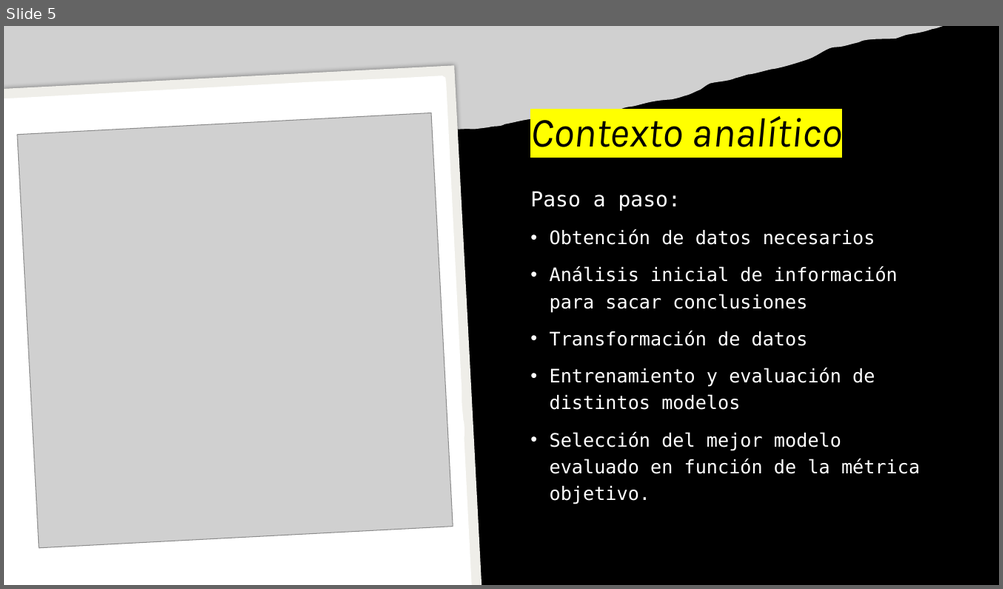
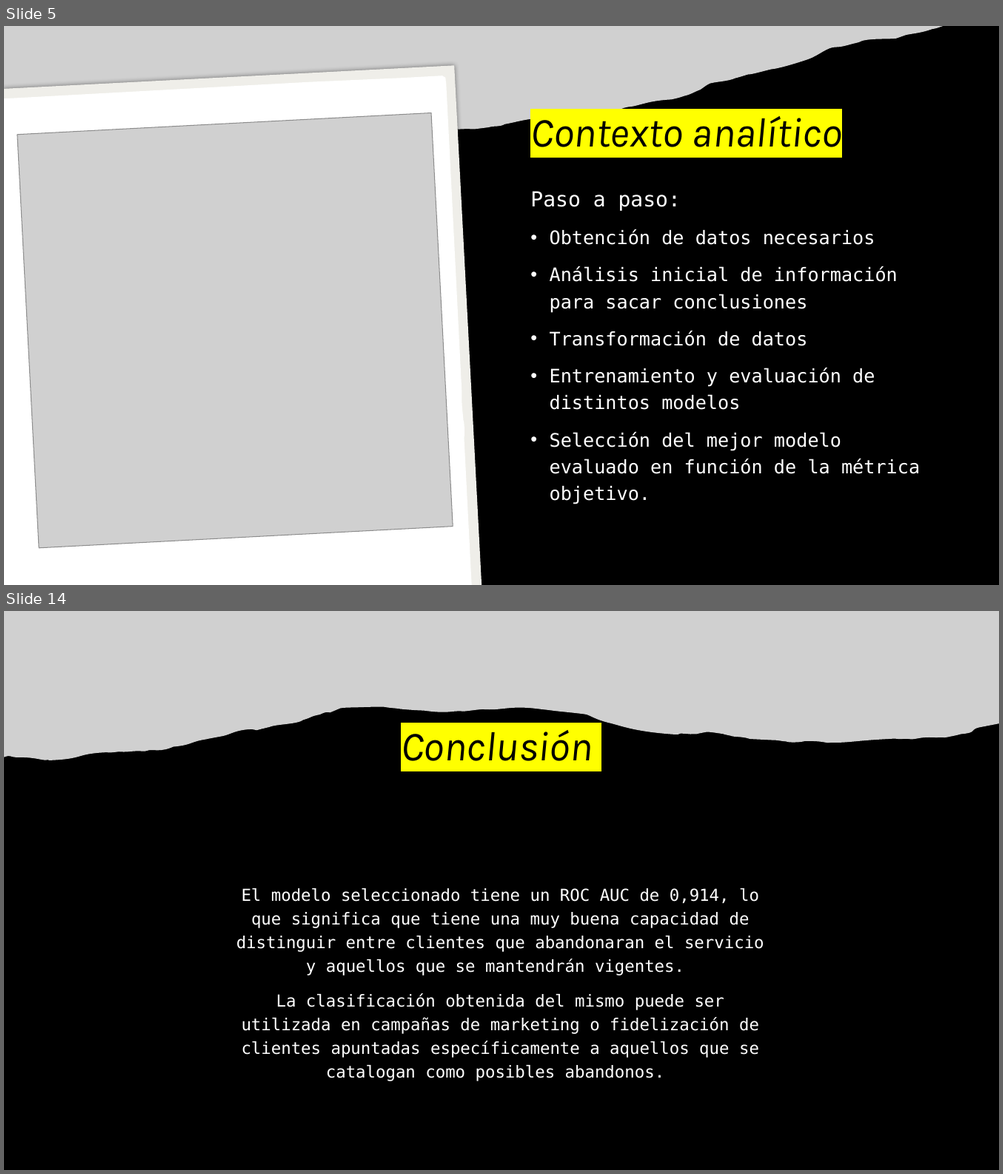
Before and after one commit to juampa95/customer-churn-ds, a slide deck: Análisis de abandono de clientes.pptx. Shown one above the other, each under a label of ours: slide 5 before the commit, slides 5 and 14 after it; the slides between them are not shown. The pictures are 1003x589 and 1003x1174 pixels, drawn with LibreOffice and Linux fonts; fonts in the diff are those of the drawing; grey boxes stand for pictures. Boxes give left, top, right and bottom in pixels: in the first picture for what was removed or moved away, otherwise in the second. Text is boxed around its words. In the diff, an @@ line names an element or a change of style, - is before the commit and + after.

```diff
--- a/Análisis de abandono de clientes.pptx
+++ b/Análisis de abandono de clientes.pptx
@@ slide 14 added at (x1=4, y1=611, x2=999, y2=1170), background #000000 @@
@@ picture added at (x1=4, y1=611, x2=999, y2=760) @@
@@ title added at (x1=401, y1=730, x2=592, y2=761), 40 pt, text #000000, italic @@
+Conclusión
@@ text added at (x1=236, y1=889, x2=764, y2=1082), 16 pt, text #FFFFFF @@
+El modelo seleccionado tiene un ROC AUC de 0,914, lo que significa que tiene una muy buena capacidad de distinguir entre clientes que abandonaran el servicio y aquellos que se mantendrán vigentes.
+La clasificación obtenida del mismo puede ser utilizada en campañas de marketing o fidelización de clientes apuntadas específicamente a aquellos que se catalogan como posibles abandonos.
```
Also in this commit, not shown: 4 slides changed, 7 other slides added, 1 slide removed, 6 other files.
